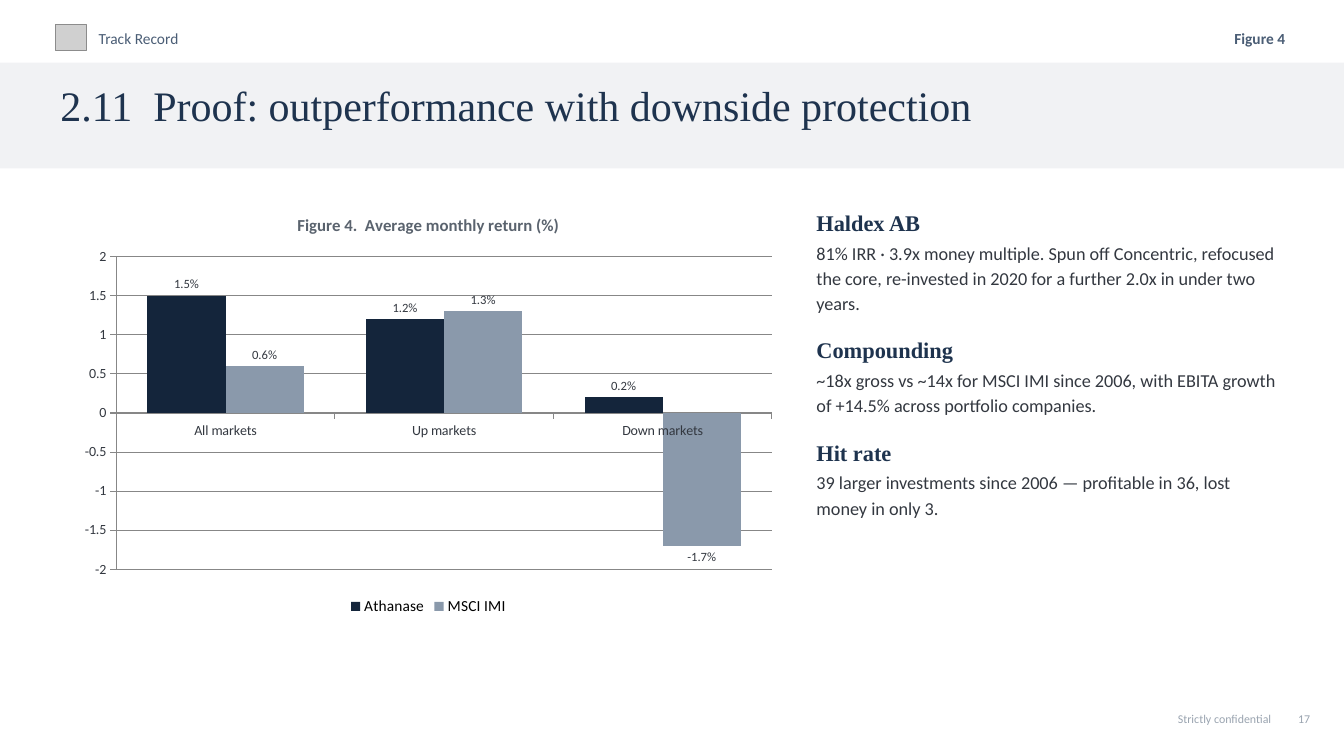
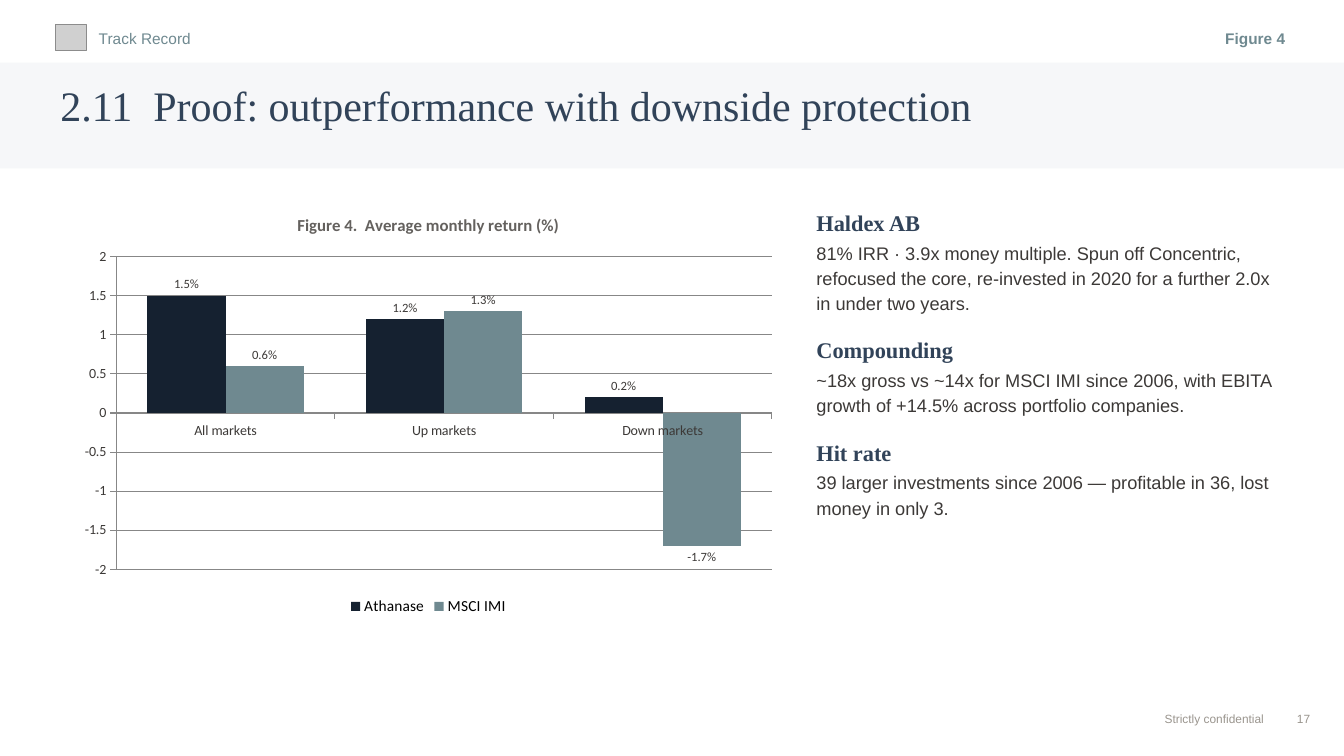
Before and after one commit to charette-lab/Claude, a slide deck: slide 20 of Athanase_Engaged_Ownership_Allocator_Deck.pptx. Drawn at 1344x756 pixels with LibreOffice and Linux fonts; fonts in the diff are those of the drawing; grey boxes stand for pictures. Boxes give left, top, right and bottom in pixels: in the first picture for what was removed or moved away, otherwise in the second. Text is boxed around its words. In the diff, an @@ line names an element or a change of style, - is before the commit and + after.

```diff
--- a/Athanase_Engaged_Ownership_Allocator_Deck.pptx
+++ b/Athanase_Engaged_Ownership_Allocator_Deck.pptx
@@ text "Track Record" at <box>99,33,191,44</box>: font Calibri to Arial, text colour #4A5D75 to #6F8990 @@
@@ text "Figure 4" at <box>1225,33,1286,47</box>: font Calibri to Arial, text colour #4A5D75 to #6F8990 @@
@@ rectangle at <box>0,63,1344,168</box>: fill #F1F2F4 to #F6F7F9 @@
@@ text "2.11 Proof: outperformance with downside ..." at <box>60,91,971,129</box>: text colour #1E334E to #314359 @@
@@ column chart at <box>71,197,786,620</box> @@
@@ colour of Athanase #14253B to #152130 @@
@@ data labels of Athanase changed @@
@@ colour of MSCI IMI #8A99AB to #6F8990 @@
@@ data labels of MSCI IMI changed @@
@@ category axis changed @@
@@ value axis changed @@
@@ text "Haldex AB" at <box>816,215,1272,519</box>: text colour #1E334E to #314359 in "Haldex AB", "Compounding", "Hit rate"; font Calibri to Arial, text colour #333840 to #3C3937 @@
@@ text "Strictly confidential 17" at <box>1165,714,1310,726</box>: font Calibri to Arial, text colour #9AA4B0 to #9A958E @@
```
Also in this commit, not shown: 26 other slides changed, 1 other file.
